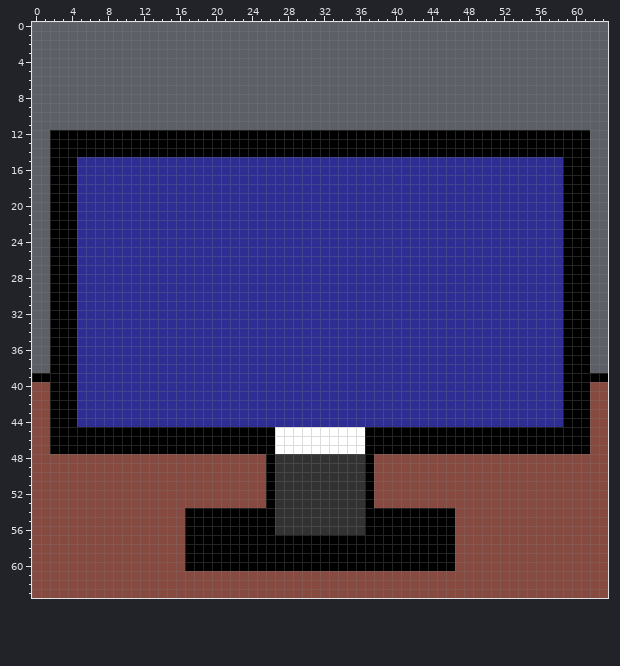
One commit to this pixel-art sprite: Transmission/Assets/Sprites/titleScreen.png. The first picture shows the starting point.
The file is 64x64 pixels. Colours within 5 levels of each other are drawn and written as one.
The result:
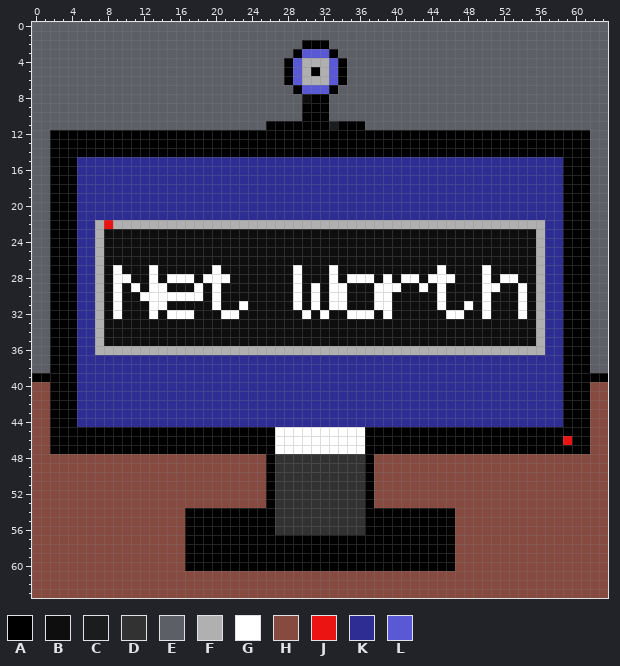
Palette (. is transparent): A #000000  B #0e0e0e  C #1b1c1e  D #333232  E #5c5f66  F #b0b0b0  G #ffffff  H #864a40  J #ec1313  K #2d2d93  L #5959d6
Changes in this commit:
The author changed colour E to colour A in row 2 at x 30 to 32; in row 3 at x 29 and 33; in row 4 at x 28 and 34; in row 5 at x 28, 31 and 34; in row 6 at x 28 and 34; in row 7 at x 29 and 33.
The author changed colour E to colour A in row 8 at x 31 to 32; in rows 9 to 10 at x 30 to 32; in row 11 at x 26 to 32 and 34 to 36.
The author changed colour E to colour B in row 8 at x 30.
The author changed colour K to colour B in rows 23 to 26 at x 8 to 55; in row 27 at x 8, 10 to 12, 14 to 19, 21 to 28, 30 to 32, 34 to 44, 46 to 49 and 51 to 55; in row 28 at x 8, 11 to 12, 14, 18, 22 to 28, 30 to 32, 34, 38, 40, 43, 47 to 49, 51 and 54 to 55; in row 29 at x 8, 10, 12, 15 to 17, 19, 21 to 28, 30, 32, 35 to 37, 41 to 42, 44, 46 to 49, 52 to 53 and 55; in row 30 at x 8, 10 to 11, 19, 21 to 28, 30, 32, 35 to 37, 40 to 44, 46 to 49, 51 to 53 and 55; in row 31 at x 8, 10 to 12, 15 to 19, 21 to 22, 24 to 28, 30, 32, 35 to 37, 40 to 44, 46 to 47, 49, 51 to 53 and 55.
The author changed colour K to colour B in row 32 at x 8, 10 to 12, 14, 18 to 20, 23 to 29, 31, 33 to 34, 38, 40 to 45, 48 to 49, 51 to 53 and 55; in rows 33 to 35 at x 8 to 55.
The author changed colour E to colour C in row 11 at x 33.
The author changed colour E to colour F in row 4 at x 30 to 32; in row 5 at x 30 and 32; in row 6 at x 30 to 32.
The author changed colour K to colour F in row 22 at x 7 and 9 to 56; in rows 23 to 35 at x 7 and 56; in row 36 at x 7 to 56.
The author changed colour K to colour G in row 27 at x 9, 13, 20, 29, 33, 45 and 50; in row 28 at x 9 to 10, 13, 15 to 17, 19 to 21, 29, 33, 35 to 37, 39, 41 to 42, 44 to 46, 50 and 52 to 53; in row 29 at x 9, 11, 13 to 14, 18, 20, 29, 31, 33 to 34, 38 to 40, 43, 45, 50 to 51 and 54; in row 30 at x 9, 12 to 18, 20, 29, 31, 33 to 34, 38 to 39, 45, 50 and 54; in row 31 at x 9, 13 to 14, 20, 23, 29, 31, 33 to 34, 38 to 39, 45, 48, 50 and 54; in row 32 at x 9, 13, 15 to 17, 21 to 22, 30, 32, 35 to 37, 39, 46 to 47, 50 and 54.
The author changed colour A to colour J in row 46 at x 59.
The author changed colour K to colour J in row 22 at x 8.
The author changed colour E to colour L in row 3 at x 30 to 32; in rows 4 to 6 at x 29 and 33; in row 7 at x 30 to 32.
Where, in picture pixels (left, top, right, bottom), the same in both pictures:
changed: (266, 40, 365, 130)
changed: (95, 220, 545, 355)
changed: (563, 436, 572, 445)
